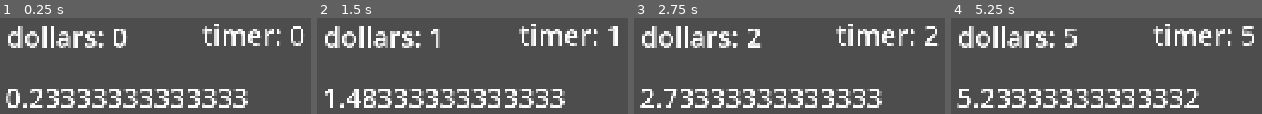
Above: before the commit, frames 1-4 (left to right).
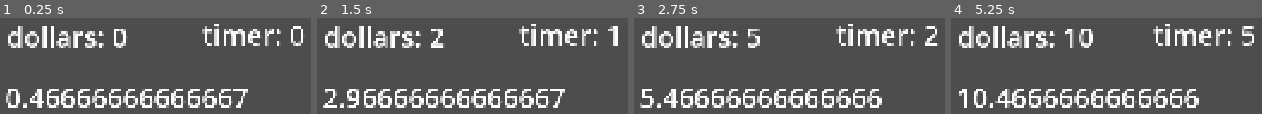
Above: after the commit, the same moments.

Repository: Clansayo/FlamanteGameJam
Game: Godot game, scene res://scenes/CurrencyManager/test.tscn
Same seed, same stepped clock (60 frames per second), same inputs: the game is played once before the commit and once after it. This scene is started directly instead of the project's main scene.
Inputs (mouse positions are in pixels of both pictures, inside the frame that each line leads up to):
- Up to frame 1 (0.25 s): no input
- Up to frame 2 (1.5 s): tap Enter at 0.5 s; move the mouse to (outside the picture) at 0.52 s; press the mouse at (outside the picture) at 0.53 s; hold D (move_right) 0.53-1.28 s; move the mouse to (outside the picture) at 1.27 s; release the mouse at (outside the picture) at 1.28 s; hold S (move_down) from 1.28 s (still down); click (outside the picture) at 1.35 s
- Up to frame 3 (2.75 s): tap Space at 2 s; move the mouse to (outside the picture) at 2.02 s; release S (move_down) at 2.03 s; press the mouse at (outside the picture) at 2.03 s; hold D (move_right) from 2.03 s (still down)
- Up to frame 4 (5.25 s): move the mouse to (outside the picture) at 2.77 s; release D (move_right) at 2.78 s; release the mouse at (outside the picture) at 2.78 s; hold W (move_up) 2.78-3.53 s; click (outside the picture) at 2.85 s; tap Enter at 3.5 s; move the mouse to (outside the picture) at 3.52 s; press the mouse at (outside the picture) at 3.53 s; hold A (move_left) 3.53-5.03 s; move the mouse to (outside the picture) at 4.27 s; release the mouse at (outside the picture) at 4.28 s; click (outside the picture) at 4.35 s; tap Space at 5 s; move the mouse to (outside the picture) at 5.02 s; press the mouse at (outside the picture) at 5.03 s; hold S (move_down) from 5.03 s (still down)

The runs differ from the first frame. In frame 1, 6.5% of the frame differs, in the area x 9-80%, y 73-94%; in frame 2, 7.5%; in frame 3, 7.5%; in frame 4, 8.4%, in the area x 1-80%, y 11-94%.

Commit message:
currency_manager apañao

Diff:
--- a/scenes/CurrencyManager/currency_manager.gd
+++ b/scenes/CurrencyManager/currency_manager.gd
@@ -4,22 +4,41 @@
 # Dollars
 var dollar_float: float = 0
 var dollar_int: int = 0
-var dollar_modifier: float = 1 # Segundo
+var dollar_modifier: float = 2
 
 # Earth
-var earth_points: float = 0
-var earth_points_modifier: float = 0 # Segundo
+var earth_points_float: float = 0
+var earth_points_int: int = 0
+var earth_points_modifier: float = 0
 
 # Email
-var emails_points: float = 0
-var emails_points_modifier: float = 0.1 # Segundo
+var emails_points_float: float = 0
+var emails_points_int: int = 0
+var emails_points_modifier: float = 0.1
 
+const UMBRAL: float = 100000000.0
 
 func _process(delta: float) -> void:
 	dollar_float += (dollar_modifier * delta)
-	if dollar_float > 10.0:
+	if dollar_float > UMBRAL:
 		dollar_int += int(dollar_float)
 		dollar_float -= int(dollar_float)
 
+	earth_points_float += (earth_points_float * delta)
+	if earth_points_float > UMBRAL:
+		earth_points_int += int(earth_points_float)
+		earth_points_float -= int(earth_points_float)
+
+	emails_points_float += (emails_points_float * delta)
+	if emails_points_float > UMBRAL:
+		emails_points_int += int(emails_points_float)
+		emails_points_float -= int(emails_points_float)
+
 func get_dollar() -> int:
 	return dollar_int + dollar_float
+
+func get_earth_points() -> int:
+	return earth_points_int + earth_points_float
+
+func get_emails_points() -> int:
+	return emails_points_int + emails_points_float
